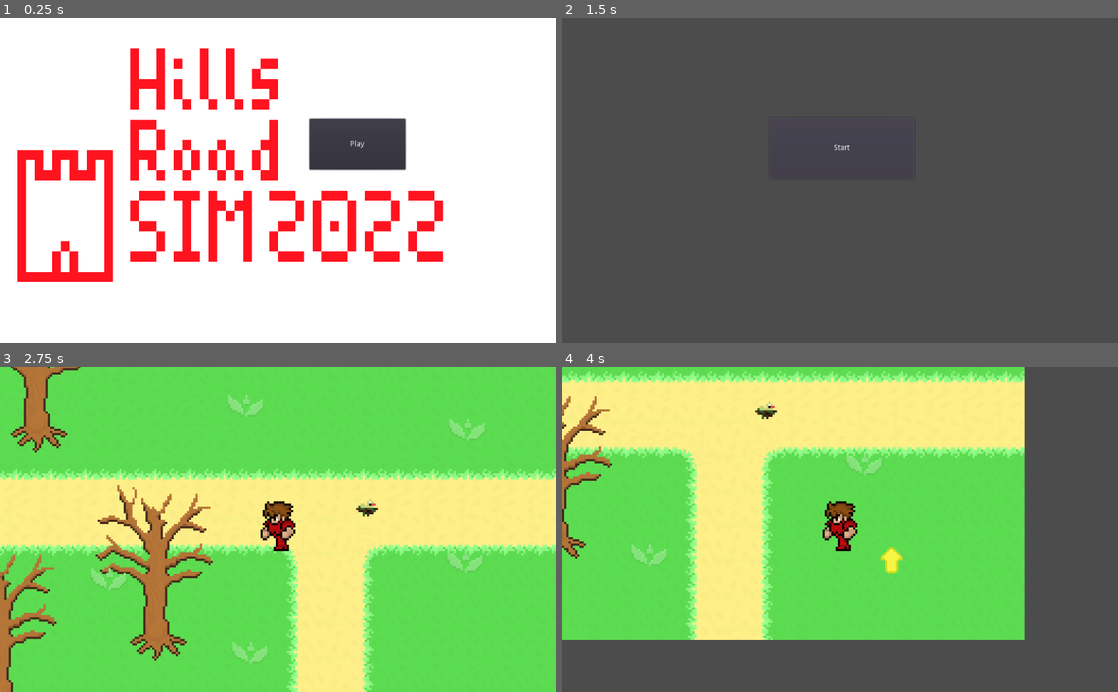
Above: before the commit, frames 1-4 (two rows, left to right).
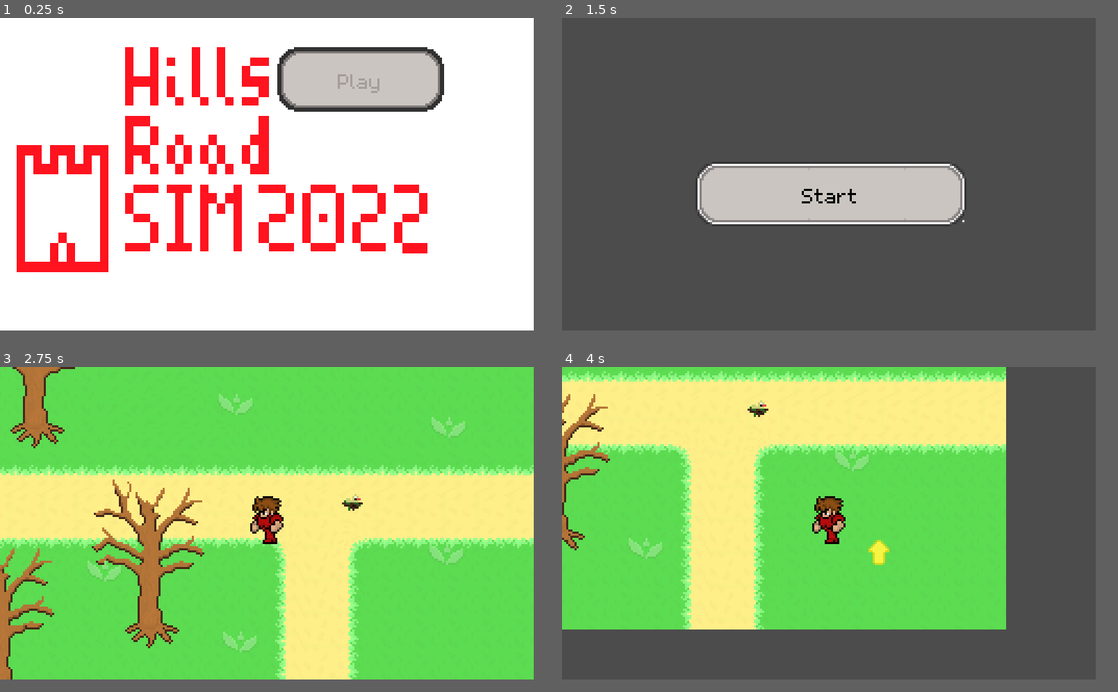
Above: after the commit, the same moments.

Repository: GenElectrovise/HillsSim22_Godot
Game: Godot game, scene res://gui/title/title.tscn
Two runs of this game, one before a commit and one after it. Both use one fixed random seed, a clock stepped at 60 frames per second and the inputs below. Before the commit the project starts from res://levels/title/title.tscn.
Inputs (mouse positions are in pixels of both pictures, inside the frame that each line leads up to):
- Up to frame 1 (0.25 s): no input
- Up to frame 2 (1.5 s): click "Play" at 0.5 s; click "Customise character" at 1.25 s
- Up to frame 3 (2.75 s): click "Start" at 2 s
- Up to frame 4 (4 s): tap Enter at 2.75 s; move the mouse to (928, 506) at 2.77 s; hold D (player_east) 2.78-3.53 s; tap E (player_interact) at 2.85, 3.6 s; click (928, 506) at 2.92 s; move the mouse to (728, 545) at 3.52 s; hold S (player_south) from 3.53 s (still down)
In our replay, the window is 800x468 before the commit and 768x450 after it. These sizes can differ from the game's own. Grey fills any space a smaller window leaves; there, only what the larger window draws over its background counts as a difference.

The runs differ from the first frame. In frame 1, 23% of the frame differs, in the area x 3-80%, y 8-82%; in frame 2, 8.9%; in frame 3, 17%; in frame 4, 13%.

Commit message:
Themes n things

Diff:
--- /dev/null
+++ b/assets/fonts/m5x7.tres
@@ -0,0 +1,6 @@
+[gd_resource type="DynamicFont" load_steps=2 format=2]
+
+[ext_resource path="res://assets/fonts/m5x7.ttf" type="DynamicFontData" id=1]
+
+[resource]
+font_data = ExtResource( 1 )
--- a/entities/teleporter/teleporter.gd
+++ b/entities/teleporter/teleporter.gd
@@ -1,7 +1,7 @@
 extends Node2D
 
 onready var area = $Area2D
-onready var teleport = $TeleportSprite
+onready var teleport = $TeleportLabel
 
 
 class_name Teleporter
--- a/entities/teleporter/teleporter.tscn
+++ b/entities/teleporter/teleporter.tscn
@@ -1,7 +1,7 @@
 [gd_scene load_steps=4 format=2]
 
 [ext_resource path="res://entities/teleporter/teleporter.gd" type="Script" id=1]
-[ext_resource path="res://assets/gui/teleport.png" type="Texture" id=2]
+[ext_resource path="res://gui/menu_theme/menu_theme.tres" type="Theme" id=2]
 
 [sub_resource type="RectangleShape2D" id=1]
 
@@ -13,10 +13,13 @@
 [node name="CollisionShape2D" type="CollisionShape2D" parent="Area2D"]
 shape = SubResource( 1 )
 
-[node name="TeleportSprite" type="Sprite" parent="."]
-position = Vector2( 8.34465e-07, -7.7486e-07 )
-scale = Vector2( 1, 0.875 )
-texture = ExtResource( 2 )
+[node name="TeleportLabel" type="Label" parent="."]
+margin_left = -24.0
+margin_top = -10.0
+margin_right = 25.0
+margin_bottom = 9.0
+theme = ExtResource( 2 )
+text = "Teleport"
 
 [connection signal="area_entered" from="Area2D" to="." method="_on_Area2D_area_entered"]
 [connection signal="area_exited" from="Area2D" to="." method="_on_Area2D_area_exited"]
--- /dev/null
+++ b/gui/menu_theme/button_disabled.tres
@@ -0,0 +1,13 @@
+[gd_resource type="StyleBoxTexture" load_steps=2 format=2]
+
+[ext_resource path="res://assets/gui/menu_button_disabled.png" type="Texture" id=1]
+
+[resource]
+texture = ExtResource( 1 )
+region_rect = Rect2( 0, 0, 64, 32 )
+margin_left = 9.0
+margin_right = 9.0
+margin_top = 9.0
+margin_bottom = 9.0
+axis_stretch_horizontal = 1
+axis_stretch_vertical = 1
--- /dev/null
+++ b/gui/menu_theme/button_focus.tres
@@ -0,0 +1,13 @@
+[gd_resource type="StyleBoxTexture" load_steps=2 format=2]
+
+[ext_resource path="res://assets/gui/menu_button_focus.png" type="Texture" id=1]
+
+[resource]
+texture = ExtResource( 1 )
+region_rect = Rect2( 0, 0, 64, 32 )
+margin_left = 9.0
+margin_right = 9.0
+margin_top = 9.0
+margin_bottom = 9.0
+axis_stretch_horizontal = 1
+axis_stretch_vertical = 1
--- /dev/null
+++ b/gui/menu_theme/button_hover.tres
@@ -0,0 +1,13 @@
+[gd_resource type="StyleBoxTexture" load_steps=2 format=2]
+
+[ext_resource path="res://assets/gui/menu_button_hover.png" type="Texture" id=1]
+
+[resource]
+texture = ExtResource( 1 )
+region_rect = Rect2( 0, 0, 64, 32 )
+margin_left = 9.0
+margin_right = 9.0
+margin_top = 9.0
+margin_bottom = 9.0
+axis_stretch_horizontal = 1
+axis_stretch_vertical = 1
--- /dev/null
+++ b/gui/menu_theme/button_normal.tres
@@ -0,0 +1,13 @@
+[gd_resource type="StyleBoxTexture" load_steps=2 format=2]
+
+[ext_resource path="res://assets/gui/menu_button_normal.png" type="Texture" id=1]
+
+[resource]
+texture = ExtResource( 1 )
+region_rect = Rect2( 0, 0, 64, 32 )
+margin_left = 9.0
+margin_right = 9.0
+margin_top = 9.0
+margin_bottom = 9.0
+axis_stretch_horizontal = 1
+axis_stretch_vertical = 1
--- /dev/null
+++ b/gui/menu_theme/button_pressed.tres
@@ -0,0 +1,13 @@
+[gd_resource type="StyleBoxTexture" load_steps=2 format=2]
+
+[ext_resource path="res://assets/gui/menu_button_pressed.png" type="Texture" id=1]
+
+[resource]
+texture = ExtResource( 1 )
+region_rect = Rect2( 0, 0, 64, 32 )
+margin_left = 9.0
+margin_right = 9.0
+margin_top = 9.0
+margin_bottom = 9.0
+axis_stretch_horizontal = 1
+axis_stretch_vertical = 1
--- /dev/null
+++ b/gui/menu_theme/label_normal.tres
@@ -0,0 +1,13 @@
+[gd_resource type="StyleBoxTexture" load_steps=2 format=2]
+
+[ext_resource path="res://assets/gui/menu_label_normal.png" type="Texture" id=1]
+
+[resource]
+texture = ExtResource( 1 )
+region_rect = Rect2( 0, 0, 10, 10 )
+margin_left = 3.0
+margin_right = 3.0
+margin_top = 3.0
+margin_bottom = 3.0
+axis_stretch_horizontal = 1
+axis_stretch_vertical = 1
--- /dev/null
+++ b/gui/menu_theme/menu_theme.tres
@@ -0,0 +1,33 @@
+[gd_resource type="Theme" load_steps=8 format=2]
+
+[ext_resource path="res://gui/menu_theme/button_disabled.tres" type="StyleBox" id=2]
+[ext_resource path="res://gui/menu_theme/button_normal.tres" type="StyleBox" id=3]
+[ext_resource path="res://gui/menu_theme/button_pressed.tres" type="StyleBox" id=4]
+[ext_resource path="res://gui/menu_theme/button_hover.tres" type="StyleBox" id=5]
+[ext_resource path="res://gui/menu_theme/button_focus.tres" type="StyleBox" id=6]
+[ext_resource path="res://assets/fonts/m5x7.tres" type="DynamicFont" id=7]
+[ext_resource path="res://gui/menu_theme/label_normal.tres" type="StyleBox" id=8]
+
+[resource]
+default_font = ExtResource( 7 )
+Button/colors/font_color = Color( 0.65098, 0.619608, 0.603922, 1 )
+Button/colors/font_color_disabled = Color( 0, 0, 0, 1 )
+Button/colors/font_color_focus = Color( 0, 0, 0, 1 )
+Button/colors/font_color_hover = Color( 0, 0, 0, 1 )
+Button/colors/font_color_pressed = Color( 0, 0, 0, 1 )
+Button/constants/hseparation = 0
+Button/fonts/font = ExtResource( 7 )
+Button/styles/disabled = ExtResource( 2 )
+Button/styles/focus = ExtResource( 6 )
+Button/styles/hover = ExtResource( 5 )
+Button/styles/normal = ExtResource( 3 )
+Button/styles/pressed = ExtResource( 4 )
+Label/colors/font_color = Color( 0, 0, 0, 1 )
+Label/colors/font_color_shadow = Color( 0, 0, 0, 1 )
+Label/colors/font_outline_modulate = Color( 0, 0, 0, 1 )
+Label/constants/line_spacing = 0
+Label/constants/shadow_as_outline = 0
+Label/constants/shadow_offset_x = 0
+Label/constants/shadow_offset_y = 0
+Label/fonts/font = ExtResource( 7 )
+Label/styles/normal = ExtResource( 8 )
--- /dev/null
+++ b/gui/quests.tscn
@@ -0,0 +1,5 @@
+[gd_scene format=2]
+
+[node name="Control" type="Control"]
+anchor_right = 1.0
+anchor_bottom = 1.0
--- a/levels/title/title.tscn
+++ b/gui/title/title.tscn
@@ -1,60 +1,64 @@
-[gd_scene load_steps=6 format=2]
+[gd_scene load_steps=8 format=2]
 
-[ext_resource path="res://assets/hills_road_sim_2022.png" type="Texture" id=1]
-[ext_resource path="res://levels/title/title_main.gd" type="Script" id=2]
-[ext_resource path="res://levels/title/title.gd" type="Script" id=3]
-[ext_resource path="res://levels/title/title_newgame.gd" type="Script" id=4]
-[ext_resource path="res://levels/title/title_customise.gd" type="Script" id=5]
+[ext_resource path="res://gui/title/title.gd" type="Script" id=1]
+[ext_resource path="res://assets/hills_road_sim_2022.png" type="Texture" id=2]
+[ext_resource path="res://gui/title/title_customise.gd" type="Script" id=3]
+[ext_resource path="res://gui/title/title_main.gd" type="Script" id=4]
+[ext_resource path="res://gui/title/title_newgame.gd" type="Script" id=5]
+[ext_resource path="res://gui/menu_theme/menu_theme.tres" type="Theme" id=6]
+[ext_resource path="res://assets/fonts/m5x7.tres" type="DynamicFont" id=7]
 
 [node name="TitleScreen" type="Control"]
 anchor_right = 1.0
 anchor_bottom = 1.0
-script = ExtResource( 3 )
+theme = ExtResource( 6 )
+script = ExtResource( 1 )
 
 [node name="Main" type="Control" parent="."]
 visible = false
 margin_right = 40.0
 margin_bottom = 40.0
-script = ExtResource( 2 )
+script = ExtResource( 4 )
 
 [node name="Background" type="TextureRect" parent="Main"]
-margin_right = 1024.0
-margin_bottom = 600.0
+margin_right = 257.0
+margin_bottom = 150.0
 grow_horizontal = 2
 grow_vertical = 2
-texture = ExtResource( 1 )
+texture = ExtResource( 2 )
 stretch_mode = 1
 
 [node name="NewGameButton" type="Button" parent="Main"]
-margin_left = 570.0
-margin_top = 186.0
-margin_right = 747.0
-margin_bottom = 280.0
+margin_left = 133.0
+margin_top = 14.0
+margin_right = 213.0
+margin_bottom = 45.0
+custom_fonts/font = ExtResource( 7 )
 text = "Play"
 
 [node name="NewGame" type="Control" parent="."]
 visible = false
 margin_right = 40.0
 margin_bottom = 40.0
-script = ExtResource( 4 )
+script = ExtResource( 5 )
 
 [node name="CustomiseCharacterButton" type="Button" parent="NewGame"]
-margin_left = 396.0
-margin_top = 150.0
-margin_right = 530.0
-margin_bottom = 232.0
+margin_left = 67.0
+margin_top = 58.0
+margin_right = 191.0
+margin_bottom = 89.0
 text = "Customise character"
 
 [node name="CustomiseCharacter" type="Control" parent="."]
 margin_right = 40.0
 margin_bottom = 40.0
-script = ExtResource( 5 )
+script = ExtResource( 3 )
 
 [node name="StartButton" type="Button" parent="CustomiseCharacter"]
-margin_left = 382.0
-margin_top = 184.0
-margin_right = 649.0
-margin_bottom = 297.0
+margin_left = 64.0
+margin_top = 69.0
+margin_right = 194.0
+margin_bottom = 100.0
 text = "Start"
 
 [connection signal="pressed" from="Main/NewGameButton" to="Main" method="_on_NewGameButton_pressed"]
--- a/levels/inside/inside_scene.tscn
+++ b/levels/inside/inside_scene.tscn
@@ -112,4 +112,3 @@
 
 [node name="Camera2D" type="Camera2D" parent="Player"]
 current = true
-zoom = Vector2( 0.25, 0.25 )
--- a/levels/outside/outside_scene.tscn
+++ b/levels/outside/outside_scene.tscn
@@ -66,4 +66,3 @@
 
 [node name="Camera2D" type="Camera2D" parent="Player"]
 current = true
-zoom = Vector2( 0.25, 0.25 )
--- a/project.godot
+++ b/project.godot
@@ -37,7 +37,7 @@
 "base": "Node",
 "class": "TitleScreen",
 "language": "GDScript",
-"path": "res://levels/title/title.gd"
+"path": "res://gui/title/title.gd"
 }, {
 "base": "Objective",
 "class": "WatchBirdsObjective",
@@ -63,7 +63,7 @@
 [application]
 
 config/name="Hills Sim 22 Godot"
-run/main_scene="res://levels/title/title.tscn"
+run/main_scene="res://gui/title/title.tscn"
 config/icon="res://icon.png"
 
 [autoload]
@@ -75,6 +75,8 @@
 
 [display]
 
+window/size/width=256
+window/size/height=150
 window/dpi/allow_hidpi=true
 window/tablet_driver=""
 window/stretch/mode="viewport"
Binary file added: assets/fonts/m5x7.ttf
Binary file added: assets/gui/menu_button_disabled.png
Not shown, added: assets/gui/menu_button_disabled.png.import
Binary file added: assets/gui/menu_button_focus.png
Not shown, added: assets/gui/menu_button_focus.png.import
Binary file added: assets/gui/menu_button_hover.png
Not shown, added: assets/gui/menu_button_hover.png.import
Binary file added: assets/gui/menu_button_normal.png
Not shown, added: assets/gui/menu_button_normal.png.import
Binary file added: assets/gui/menu_button_pressed.png
Not shown, added: assets/gui/menu_button_pressed.png.import
Binary file added: assets/gui/menu_label_normal.png
(and 7 more such lines)
